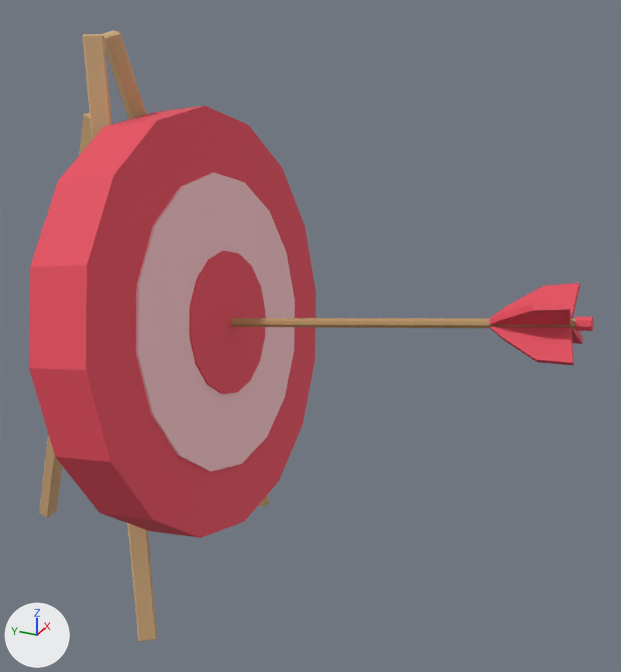
The glTF model public/models/estimator.glb, before and after one commit.
The view is the same before and after, from a camera (50 mm lens) standing at (-3.25, -2.04, 3.11) and looking at (0.12, -0.52, 1.42). Every picture has the same lights, and +X, +Y and +Z are marked at lower left. The older version comes first. Where no turn or scale is listed for an object, it has been applied to the vertices.

In view in the first picture: 'Arrow_Nock', 'Arrow_Shaft', 'Arrow_Vane0', 'Arrow_Vane1', 'Arrow_Vane2', 'Arrow_Vane3', 'Bullseye', 'Leg_Back', 'Leg_FrontL', 'Leg_FrontR', 'Ring_Outer', 'Ring_White'.
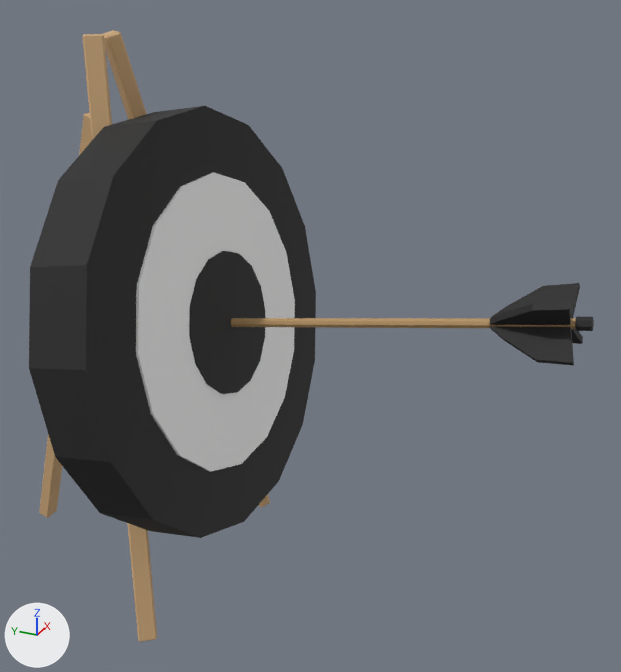
The edits, one by one:
Material 'TargetRed' (mat_targetred) changes colour from red #e54b5d to black #212121; in linear values from (0.78, 0.07, 0.11) to (0.015, 0.015, 0.015).
Material 'TargetWhite' (mat_targetwhite) changes colour from pink #f6c4c8 to white #f3f3f3; in linear values from (0.92, 0.55, 0.58) to (0.9, 0.9, 0.9).

What differs and where, as boxes (x1, y1, x2, y2) in the pictures (621 x 672 px):
'Ring_Outer', recoloured (red to black): (29, 106, 316, 538) in both
'Ring_White', recoloured: (136, 173, 295, 472) in both
'Bullseye', recoloured (red to black): (189, 251, 265, 394) in both
'Arrow_Vane2', recoloured (red to black): (489, 326, 574, 366) in both
'Arrow_Vane1', recoloured (red to black): (489, 302, 571, 325) in both
'Arrow_Vane0', recoloured (red to black): (490, 283, 580, 319) in both
'Arrow_Nock', recoloured (red to black): (575, 317, 594, 331) in both
'Arrow_Vane3', recoloured: (571, 329, 583, 344) in both
